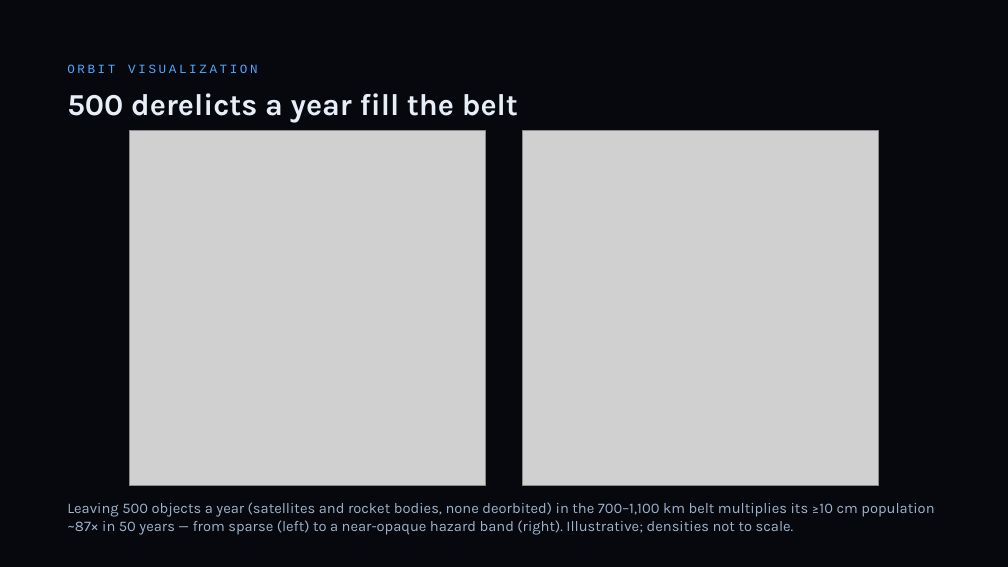
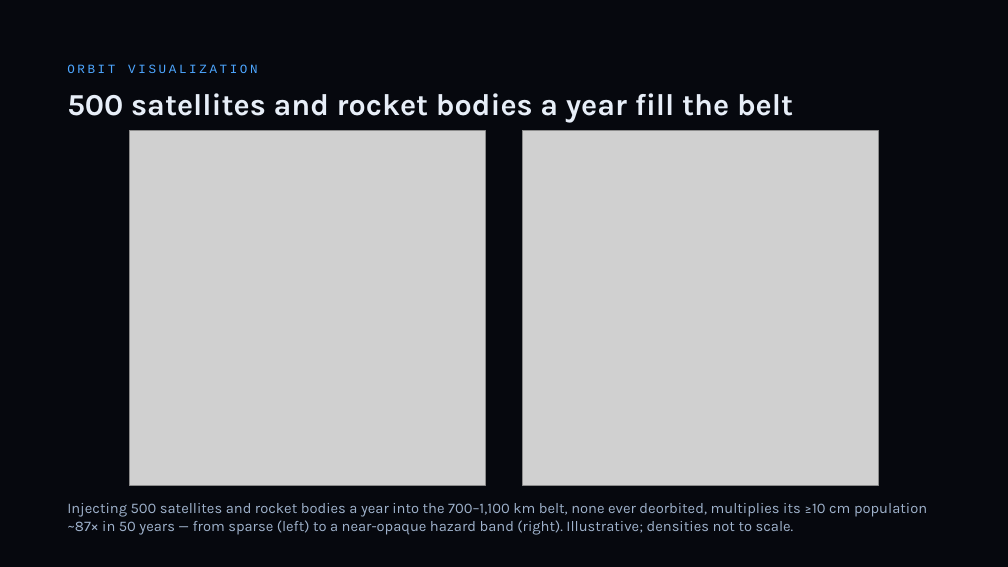
Before and after one commit to TimKadyrov/DebrisCascade, a slide deck: slide 17 of Barrel of Nails — Kessler Study.pptx. Drawn at 1008x567 pixels with LibreOffice and Linux fonts; fonts in the diff are those of the drawing; grey boxes stand for pictures. Boxes give left, top, right and bottom in pixels: in the first picture for what was removed or moved away, otherwise in the second. Text is boxed around its words. In the diff, an @@ line names an element or a change of style, - is before the commit and + after.

```diff
--- a/Barrel of Nails — Kessler Study.pptx
+++ b/Barrel of Nails — Kessler Study.pptx
@@ text at [67,93,793,123]: text changed @@
-500 derelicts a year fill the belt
+500 satellites and rocket bodies a year fill the belt
@@ text at [67,503,927,535]: text changed @@
-Leaving 500 objects a year (satellites and rocket bodies, none deorbited) in the 700–1,100 km belt multiplies its ≥10 cm population ~87× in 50 years — from sparse (left) to a near-opaque hazard band (right). Illustrative; densities not to scale.
+Injecting 500 satellites and rocket bodies a year into the 700–1,100 km belt, none ever deorbited, multiplies its ≥10 cm population ~87× in 50 years — from sparse (left) to a near-opaque hazard band (right). Illustrative; densities not to scale.
```
Also in this commit, not shown: 6 other slides changed, 9 other files.
